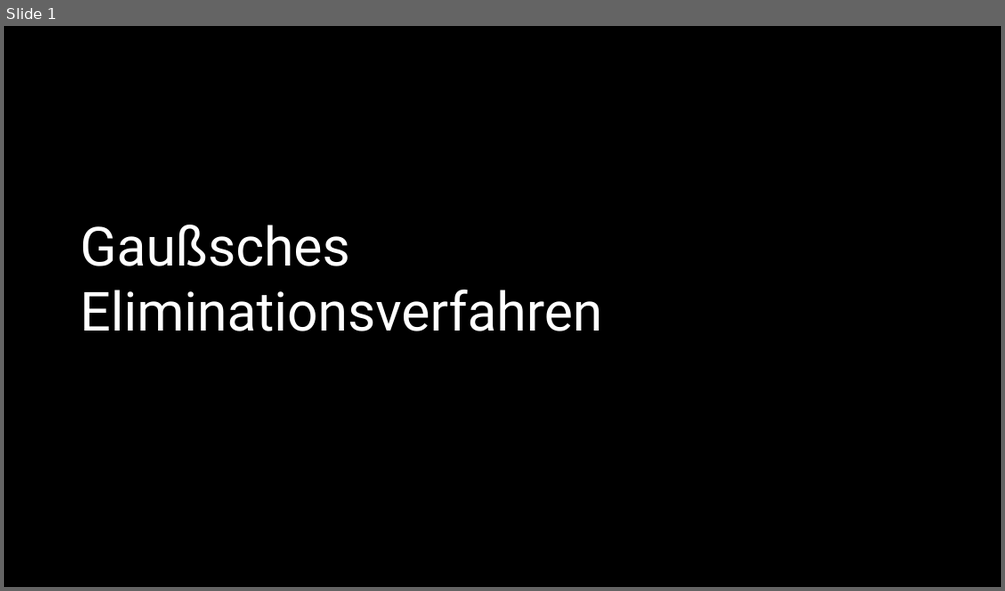
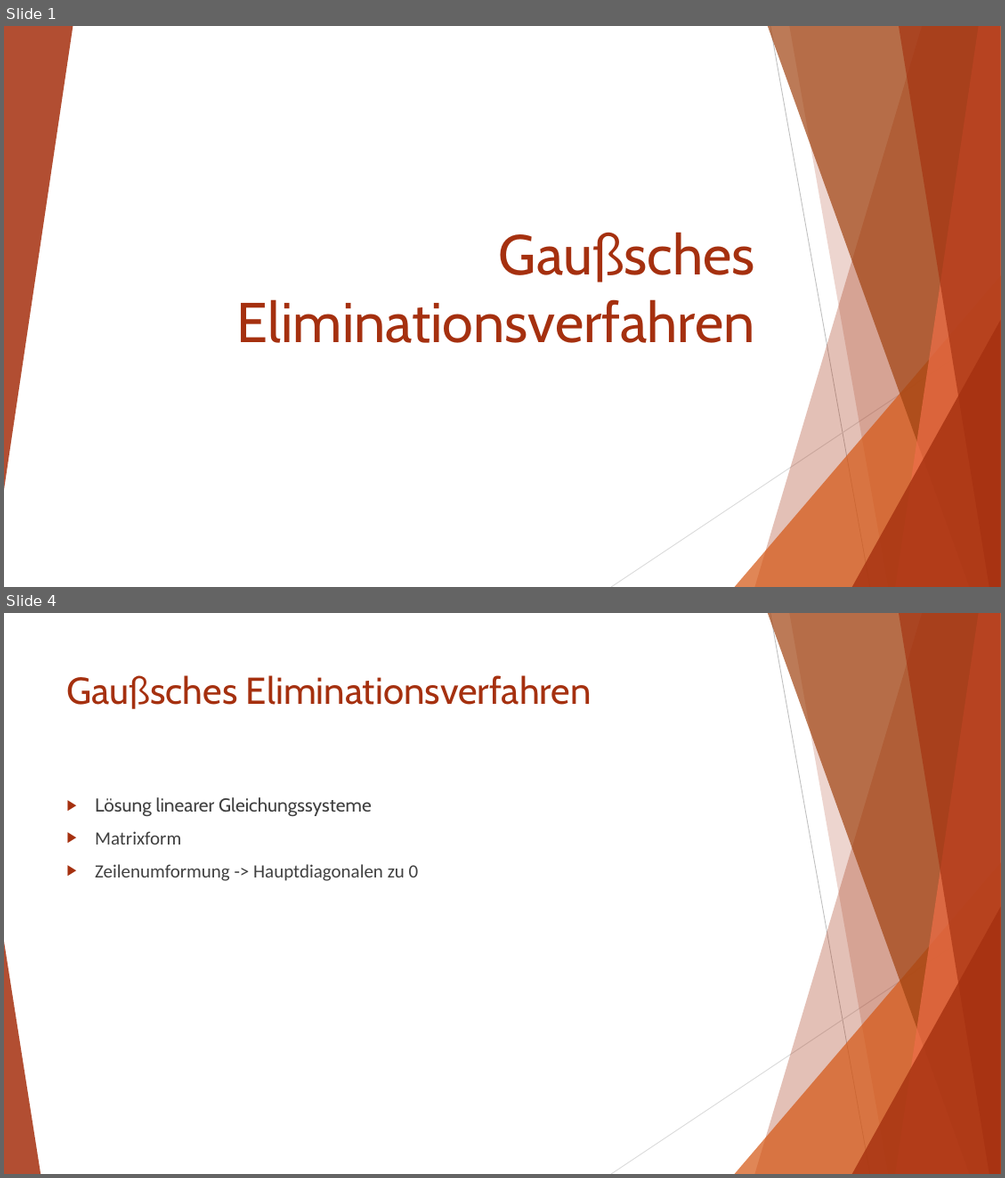
Before and after one commit to Zwilli/Numerik_und_Logik, a slide deck: Ortner/Gaußsches Eliminationsverfahren.pptx. Shown one above the other, each under a label of ours: slide 1 before the commit, slides 1 and 4 after it; the slides between them are not shown. The pictures are 1005x591 and 1005x1178 pixels, drawn with LibreOffice and Linux fonts; fonts in the diff are those of the drawing; background and template pictures are left out; a plain dark background stands for a picture behind light text. Boxes give left, top, right and bottom in pixels: in the first picture for what was removed or moved away, otherwise in the second. Text is boxed around its words. In the diff, an @@ line names an element or a change of style, - is before the commit and + after.

```diff
--- a/Ortner/Gaußsches Eliminationsverfahren.pptx
+++ b/Ortner/Gaußsches Eliminationsverfahren.pptx
@@ slide 4 added at (x1=4, y1=613, x2=1001, y2=1174), background #FFFFFF; not listed: 9 template elements that a slide beside it also shows @@
@@ title added at (x1=67, y1=675, x2=591, y2=709), 36 pt, text #A5300F @@
+Gaußsches Eliminationsverfahren
@@ text added at (x1=95, y1=797, x2=419, y2=881), 18 pt, text #404040 @@
+▶ Lösung linearer Gleichungssysteme
+▶ Matrixform
+▶ Zeilenumformung -> Hauptdiagonalen zu 0
@@ triangle added at (x1=4, y1=941, x2=40, y2=1174), fill #A5300F at 85% opacity @@
@@ slide 1 changed as well @@
@@ background picture (left out) to #FFFFFF @@
@@ rectangle removed at (x1=4, y1=26, x2=1001, y2=587) @@
@@ group added at (x1=4, y1=26, x2=1001, y2=587): 5 freeform shapes, 3 triangles, 2 lines @@
@@ title "Gaußsches Eliminationsverfahren" moved from (x1=80, y1=224, x2=602, y2=331) to (x1=237, y1=232, x2=755, y2=343) @@
@@ title "Gaußsches Eliminationsverfahren" at (x1=237, y1=232, x2=755, y2=343): size 52 to 54 pt, font Roboto to Cabin, text colour #FFFFFF to #A5300F; alignment left to right @@
```
Also in this commit, not shown: 3 other slides added, 1 slide removed, 1 other file.
